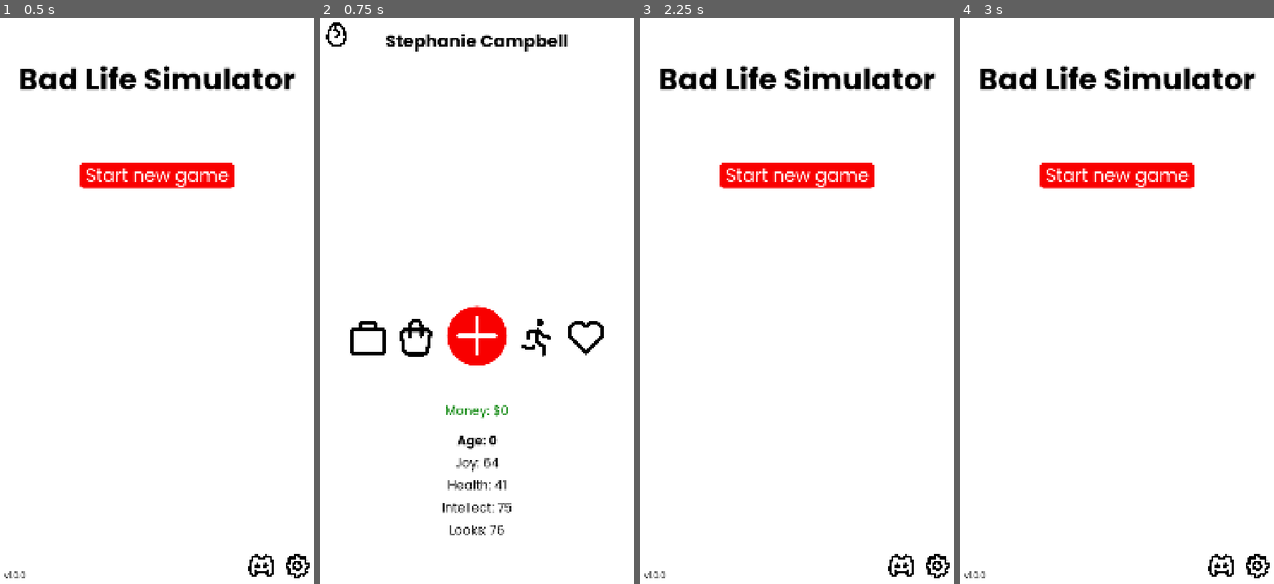
Above: before the commit, frames 1-4 (left to right).
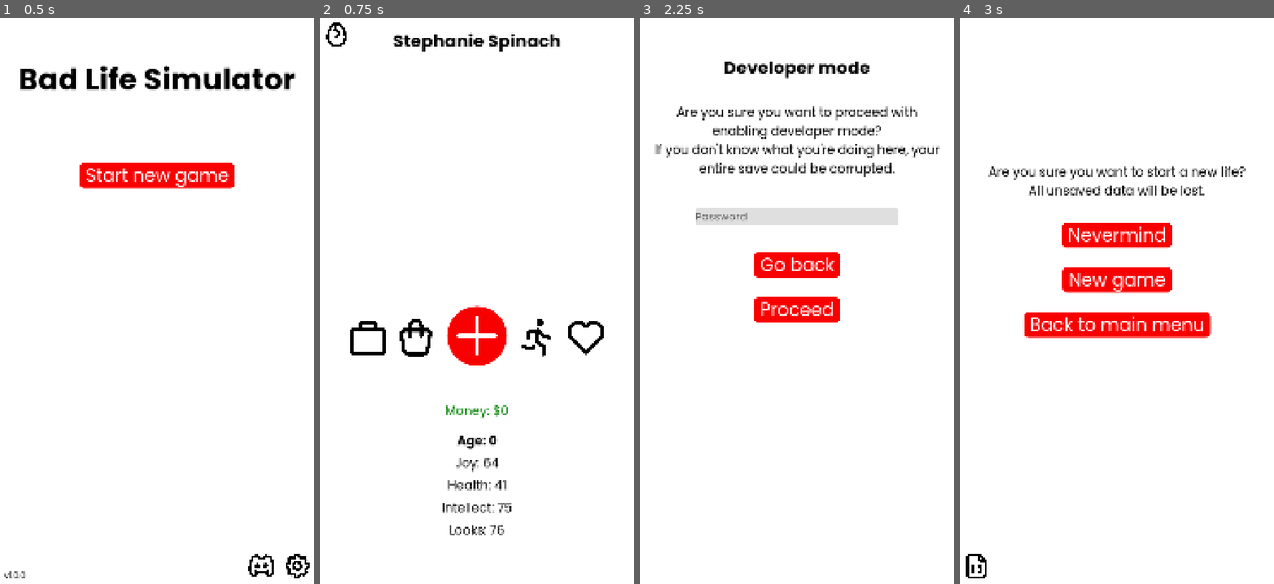
Above: after the commit, the same moments.

Repository: gaulsoodmanbls/badlifesimulator
Game: Godot game, scene res://pages/index.tscn
Same seed, same stepped clock (60 frames per second), same inputs: the game is played once before the commit and once after it.
Inputs (mouse positions are in pixels of both pictures, inside the frame that each line leads up to):
- Up to frame 1 (0.5 s): no input
- Up to frame 2 (0.75 s): click "Start new game" at 0.5 s
- Up to frame 3 (2.25 s): click (655, 34) at 1.25 s; click (655, 567) at 2 s
- Up to frame 4 (3 s): click (1117, 267) at 2.75 s, where only the run after the commit has a clickable "Go back"

Frame 1 is identical in both runs. In frame 2, 0.9% of the frame differs, in the area x 21-79%, y 2-6%; in frame 3, 11%, in the area x 1-99%, y 7-99%; in frame 4, 11%.

Commit message:
that did NOT work on android
fixed bug where player and NPC names would all appear as <null>, <node...>, or blanks + added elder friend event + added developer mode - RAUE enabling/disabling not implemented yet

Diff:
--- /dev/null
+++ b/pages/developer_mode.tscn
@@ -0,0 +1,121 @@
+[gd_scene format=3 uid="uid://c860g857mxlin"]
+
+[ext_resource type="PackedScene" uid="uid://pmo8e2dmbkfm" path="res://objects/background.tscn" id="1_0vgvw"]
+[ext_resource type="Script" uid="uid://dax5d1uygehpj" path="res://pages/scripts/developerMode.gd" id="1_x7xls"]
+[ext_resource type="LabelSettings" uid="uid://bst31irnyaguk" path="res://styles/text/subheading.tres" id="2_0eyul"]
+[ext_resource type="Texture2D" uid="uid://gu2yglnbm4e1" path="res://assets/x.png" id="3_x7xls"]
+[ext_resource type="Theme" uid="uid://dshdkxfve2nxr" path="res://styles/input/text_single_line_input.tres" id="5_mj11j"]
+[ext_resource type="Theme" uid="uid://bstk834mafqp" path="res://styles/button1/button1.tres" id="6_llmlx"]
+[ext_resource type="LabelSettings" uid="uid://dl6sog5hfkb6u" path="res://styles/text/body.tres" id="6_uksx0"]
+[ext_resource type="Theme" uid="uid://4yl7do75l14d" path="res://styles/enabledisable/checkButton.tres" id="8_4vx13"]
+
+[node name="developerMode" type="Node2D" unique_id=1691854714]
+script = ExtResource("1_x7xls")
+
+[node name="background" parent="." unique_id=1811531068 instance=ExtResource("1_0vgvw")]
+
+[node name="heading" type="Label" parent="." unique_id=107182598]
+offset_top = 140.0
+offset_right = 1080.0
+offset_bottom = 222.0
+text = "Developer mode"
+label_settings = ExtResource("2_0eyul")
+horizontal_alignment = 1
+
+[node name="exit" type="TextureButton" parent="." unique_id=1109763433]
+offset_left = 20.0
+offset_top = 20.0
+offset_right = 120.0
+offset_bottom = 120.0
+texture_normal = ExtResource("3_x7xls")
+ignore_texture_size = true
+stretch_mode = 0
+
+[node name="input" type="LineEdit" parent="." unique_id=941077151]
+offset_left = 240.0
+offset_top = 320.0
+offset_right = 840.0
+offset_bottom = 379.0
+theme = ExtResource("5_mj11j")
+placeholder_text = "Input value"
+caret_blink = true
+
+[node name="confirmation" type="Label" parent="." unique_id=1042720683]
+offset_top = 1820.0
+offset_right = 1080.0
+offset_bottom = 1880.0
+label_settings = ExtResource("6_uksx0")
+horizontal_alignment = 1
+autowrap_mode = 3
+
+[node name="scrollContainer" type="ScrollContainer" parent="." unique_id=416486000]
+offset_left = -50.0
+offset_top = 479.0
+offset_right = 1130.0
+offset_bottom = 1766.0
+
+[node name="control" type="Control" parent="scrollContainer" unique_id=77656955]
+layout_mode = 2
+size_flags_horizontal = 3
+size_flags_vertical = 3
+
+[node name="setAge" type="Button" parent="scrollContainer/control" unique_id=1429525849]
+layout_mode = 0
+offset_left = 466.0
+offset_right = 694.0
+offset_bottom = 84.0
+theme = ExtResource("6_llmlx")
+text = "Set age"
+
+[node name="setJoy" type="Button" parent="scrollContainer/control" unique_id=220462692]
+layout_mode = 0
+offset_left = 482.0
+offset_top = 150.0
+offset_right = 679.0
+offset_bottom = 234.0
+theme = ExtResource("6_llmlx")
+text = "Set joy"
+
+[node name="setHealth" type="Button" parent="scrollContainer/control" unique_id=49862777]
+layout_mode = 0
+offset_left = 430.0
+offset_top = 300.0
+offset_right = 731.0
+offset_bottom = 384.0
+theme = ExtResource("6_llmlx")
+text = "Set health"
+
+[node name="setIntellect" type="Button" parent="scrollContainer/control" unique_id=899678539]
+layout_mode = 0
+offset_left = 407.0
+offset_top = 450.0
+offset_right = 754.0
+offset_bottom = 534.0
+theme = ExtResource("6_llmlx")
+text = "Set intellect"
+
+[node name="setLooks" type="Button" parent="scrollContainer/control" unique_id=993642163]
+layout_mode = 0
+offset_left = 448.0
+offset_top = 600.0
+offset_right = 712.0
+offset_bottom = 684.0
+theme = ExtResource("6_llmlx")
+text = "Set looks"
+
+[node name="RAUE" type="CheckButton" parent="scrollContainer/control" unique_id=1602878121]
+layout_mode = 0
+offset_left = 463.0
+offset_top = 750.0
+offset_right = 698.0
+offset_bottom = 834.0
+theme = ExtResource("8_4vx13")
+button_pressed = true
+text = "R.A.U.E."
+
+[connection signal="pressed" from="exit" to="." method="_on_exit_pressed"]
+[connection signal="pressed" from="scrollContainer/control/setAge" to="." method="_on_set_age_pressed"]
+[connection signal="pressed" from="scrollContainer/control/setJoy" to="." method="_on_set_joy_pressed"]
+[connection signal="pressed" from="scrollContainer/control/setHealth" to="." method="_on_set_health_pressed"]
+[connection signal="pressed" from="scrollContainer/control/setIntellect" to="." method="_on_set_intellect_pressed"]
+[connection signal="pressed" from="scrollContainer/control/setLooks" to="." method="_on_set_looks_pressed"]
--- a/pages/developer_mode_confirmation.tscn
+++ b/pages/developer_mode_confirmation.tscn
@@ -1,5 +1,6 @@
 [gd_scene format=3 uid="uid://cf5i6y8v2j8fj"]
 
+[ext_resource type="Script" uid="uid://bies52ekqcmdr" path="res://pages/scripts/developerModeConfirmation.gd" id="1_6p6lj"]
 [ext_resource type="PackedScene" uid="uid://pmo8e2dmbkfm" path="res://objects/background.tscn" id="1_nk2rx"]
 [ext_resource type="LabelSettings" uid="uid://bst31irnyaguk" path="res://styles/text/subheading.tres" id="2_6wfco"]
 [ext_resource type="LabelSettings" uid="uid://dl6sog5hfkb6u" path="res://styles/text/body.tres" id="3_6wfco"]
@@ -7,6 +8,7 @@
 [ext_resource type="Theme" uid="uid://bstk834mafqp" path="res://styles/button1/button1.tres" id="5_dh07j"]
 
 [node name="developerModeConfirmation" type="Node2D" unique_id=825374424]
+script = ExtResource("1_6p6lj")
 
 [node name="background" parent="." unique_id=819180226 instance=ExtResource("1_nk2rx")]
 
@@ -37,7 +39,6 @@
 theme = ExtResource("4_pm3bh")
 placeholder_text = "Password"
 caret_blink = true
-secret = true
 
 [node name="goBack" type="Button" parent="." unique_id=944077469]
 offset_left = 415.5
@@ -56,9 +57,11 @@
 text = "Proceed"
 
 [node name="incorrectPassword" type="Label" parent="." unique_id=412771454]
-offset_right = 40.0
-offset_bottom = 23.0
-text = "Incorrect password.
-Please try again."
+offset_top = 1100.0
+offset_right = 1080.0
+offset_bottom = 1223.0
 label_settings = ExtResource("3_6wfco")
 horizontal_alignment = 1
+
+[connection signal="pressed" from="goBack" to="." method="_on_go_back_pressed"]
+[connection signal="pressed" from="understandProceed" to="." method="_on_understand_proceed_pressed"]
--- /dev/null
+++ b/pages/scripts/developerMode.gd
@@ -0,0 +1,31 @@
+extends Node2D #author(s): Ethan Scott
+
+
+func _on_exit_pressed() -> void:
+	get_tree().change_scene_to_file("res://pages/new_game_confirmation.tscn") #go back
+
+
+func _on_set_age_pressed() -> void:
+	global.age = int($input.text)
+	$confirmation.text = "Successfully set age!"
+	print("set age to " + str(global.age))
+
+func _on_set_joy_pressed() -> void:
+	global.joy = int($input.text)
+	$confirmation.text = "Successfully set joy!"
+	print("set joy to " + str(global.joy))
+
+func _on_set_health_pressed() -> void:
+	global.health = int($input.text)
+	$confirmation.text = "Successfully set health!"
+	print("set health to " + str(global.health))
+
+func _on_set_intellect_pressed() -> void:
+	global.intellect = int($input.text)
+	$confirmation.text = "Successfully set intellect!"
+	print("set intellect to " + str(global.intellect))
+
+func _on_set_looks_pressed() -> void:
+	global.looks = int($input.text)
+	$confirmation.text = "Successfully set looks!"
+	print("set looks to " + str(global.looks))
--- /dev/null
+++ b/pages/scripts/developerModeConfirmation.gd
@@ -0,0 +1,17 @@
+extends Node2D #author(s): Ethan Scott
+
+
+func _on_go_back_pressed() -> void: #on go back pressed
+	get_tree().change_scene_to_file("res://pages/new_game_confirmation.tscn") #go back
+
+
+func _on_understand_proceed_pressed() -> void: #on proceed pressed
+	if $passwordEntry.text == "opensesame": #if the password entered is correct
+		get_tree().change_scene_to_file("res://pages/developer_mode.tscn") #go to the developer mode page
+	elif $passwordEntry.text.length() == 0: #if there is NO password entered
+		$incorrectPassword.text = "Please enter a password."
+	else: #if there IS a password entered and it is INCORRECT
+		if $incorrectPassword.text == "" || $incorrectPassword.text == "Incorrect password, again.\nPlease try again, again." || $incorrectPassword.text == "Please enter a password.":
+			$incorrectPassword.text = "Incorrect password.\nPlease try again."
+		elif $incorrectPassword.text == "Incorrect password.\nPlease try again.":
+			$incorrectPassword.text = "Incorrect password, again.\nPlease try again, again."
--- a/pages/scripts/event.gd
+++ b/pages/scripts/event.gd
@@ -276,8 +276,7 @@
 
 
 func _on_option_3_pressed() -> void: #on option 3 selected
-	if global.revent[0] == "toddler-0" || global.revent[0] == "child-0" || global.revent[0] == "teenager-friend" || global.revent[0] == "adult-friend":
-		outcome(global.revent[0] + "-o3")
+	outcome(global.revent[0] + "-o3")
 
 
 func _on_option_4_pressed() -> void: #on option 4 selected
--- a/pages/scripts/global.gd
+++ b/pages/scripts/global.gd
@@ -49,6 +49,10 @@
 var eventPersonSex = ""
 
 
+#testing variables - used in developer mode
+var RAUE = true #RAUE is an acronym for Random Age Up Events. When true, events will randomly appear when aging up. When false, they will not.
+
+
 #savegame stuff
 func serialiser(): #serialises every variable we need to save into a dictionary and then returns it
 	var collinsDictionary = {
--- a/pages/scripts/index.gd
+++ b/pages/scripts/index.gd
@@ -3,6 +3,7 @@
 
 # Called when the node enters the scene tree for the first time.
 func _ready() -> void:
+	await get_tree().process_frame #must wait until the scene fully loads or else godot throws an error trying to change scene - also it flashes the default godot background colour (godot) and it's kind of jarring
 	if OS.get_name() == "Windows" || OS.get_name() == "Linux": #checks if you're running windows or linux
 		print("you're running windows or linux")
 		var _screenResolution: Vector2i = DisplayServer.screen_get_size(DisplayServer.window_get_current_screen()) #gets resolution of screen and saves it as a vector to a variable.
@@ -10,6 +11,5 @@
 		DisplayServer.window_set_position(Vector2i(100, 100)) #sets window position to the top-left of the screen. Without any repositioning, the window is by default clipping off the screen on PC displays with a resolution of 1080p or lower.
 		print("window size adjusted")
 	print("running version " + global.versionNumber)
-	await get_tree().process_frame #must wait until the scene fully loads or else godot throws an error trying to change it
 	get_tree().change_scene_to_file("res://pages/main_menu.tscn") #change scene to main menu
 	#requires a wait time otherwise the global script is busy loading and godot will throw an error when you try to change scene
--- a/pages/scripts/newGameConfirmation.gd
+++ b/pages/scripts/newGameConfirmation.gd
@@ -14,4 +14,4 @@
 
 
 func _on_developer_mode_pressed() -> void:
-	get_tree().change_scene_to_file("res://pages/main_menu.tscn") #back to developer mode page
+	get_tree().change_scene_to_file("res://pages/developer_mode_confirmation.tscn") #goes to the developer mode confirmation page
--- a/styles/button1/button1.tres
+++ b/styles/button1/button1.tres
@@ -1,25 +1,17 @@
 [gd_resource type="Theme" format=3 uid="uid://bstk834mafqp"]
 
 [ext_resource type="FontFile" uid="uid://bf7pfy6renkw4" path="res://assets/fonts/poppins/Poppins-Regular.ttf" id="1_s04dj"]
+[ext_resource type="StyleBox" uid="uid://c52nk18lrje5j" path="res://styles/button1/button1StyleBoxFlatHover.tres" id="2_10fmf"]
 [ext_resource type="StyleBox" uid="uid://b2onuwwy2xaed" path="res://styles/button1/button1StyleBoxFlat.tres" id="2_jr7sa"]
 [ext_resource type="StyleBox" uid="uid://ebccpvum0hlj" path="res://styles/button1/button1StyleBoxFlatPressed.tres" id="3_10fmf"]
 
 [sub_resource type="StyleBoxEmpty" id="StyleBoxEmpty_5y3ty"]
-
-[sub_resource type="StyleBoxFlat" id="StyleBoxFlat_qop77"]
-bg_color = Color(0.99999934, 0.24553087, 0.18511581, 1)
-corner_radius_top_left = 15
-corner_radius_top_right = 15
-corner_radius_bottom_right = 15
-corner_radius_bottom_left = 15
-expand_margin_left = 20.0
-expand_margin_right = 20.0
 
 [resource]
 Button/colors/font_color = Color(1, 1, 1, 1)
 Button/font_sizes/font_size = 60
 Button/fonts/font = ExtResource("1_s04dj")
 Button/styles/focus = SubResource("StyleBoxEmpty_5y3ty")
-Button/styles/hover = SubResource("StyleBoxFlat_qop77")
+Button/styles/hover = ExtResource("2_10fmf")
 Button/styles/normal = ExtResource("2_jr7sa")
 Button/styles/pressed = ExtResource("3_10fmf")
--- /dev/null
+++ b/styles/button1/button1StyleBoxFlatHover.tres
@@ -0,0 +1,10 @@
+[gd_resource type="StyleBoxFlat" format=3 uid="uid://c52nk18lrje5j"]
+
+[resource]
+bg_color = Color(0.99999934, 0.24553087, 0.18511581, 1)
+corner_radius_top_left = 15
+corner_radius_top_right = 15
+corner_radius_bottom_right = 15
+corner_radius_bottom_left = 15
+expand_margin_left = 20.0
+expand_margin_right = 20.0
--- /dev/null
+++ b/styles/enabledisable/checkButton.tres
@@ -0,0 +1,18 @@
+[gd_resource type="Theme" format=3 uid="uid://4yl7do75l14d"]
+
+[ext_resource type="FontFile" uid="uid://bf7pfy6renkw4" path="res://assets/fonts/poppins/Poppins-Regular.ttf" id="1_x7bas"]
+[ext_resource type="StyleBox" uid="uid://c52nk18lrje5j" path="res://styles/button1/button1StyleBoxFlatHover.tres" id="2_frppr"]
+[ext_resource type="StyleBox" uid="uid://b2onuwwy2xaed" path="res://styles/button1/button1StyleBoxFlat.tres" id="3_0dl6b"]
+[ext_resource type="StyleBox" uid="uid://ebccpvum0hlj" path="res://styles/button1/button1StyleBoxFlatPressed.tres" id="4_ewqol"]
+
+[sub_resource type="StyleBoxEmpty" id="StyleBoxEmpty_cnwbs"]
+
+[resource]
+CheckButton/colors/font_color = Color(1, 1, 1, 1)
+CheckButton/font_sizes/font_size = 60
+CheckButton/fonts/font = ExtResource("1_x7bas")
+CheckButton/styles/focus = SubResource("StyleBoxEmpty_cnwbs")
+CheckButton/styles/hover = ExtResource("4_ewqol")
+CheckButton/styles/hover_pressed = ExtResource("2_frppr")
+CheckButton/styles/normal = ExtResource("3_0dl6b")
+CheckButton/styles/pressed = ExtResource("3_0dl6b")
Binary file added: assets/checkbox-checked.png
Not shown, added: assets/checkbox-checked.png.import
Binary file added: assets/checkbox-unchecked.png
Not shown, added: assets/checkbox-unchecked.png.import
Not shown, changed: data/names/lastNames.txt
Not shown, changed: export_presets.cfg
Not shown, added: pages/scripts/developerMode.gd.uid
Not shown, added: pages/scripts/developerModeConfirmation.gd.uid
Not shown, added: assets/checkbox-checked.xcf
